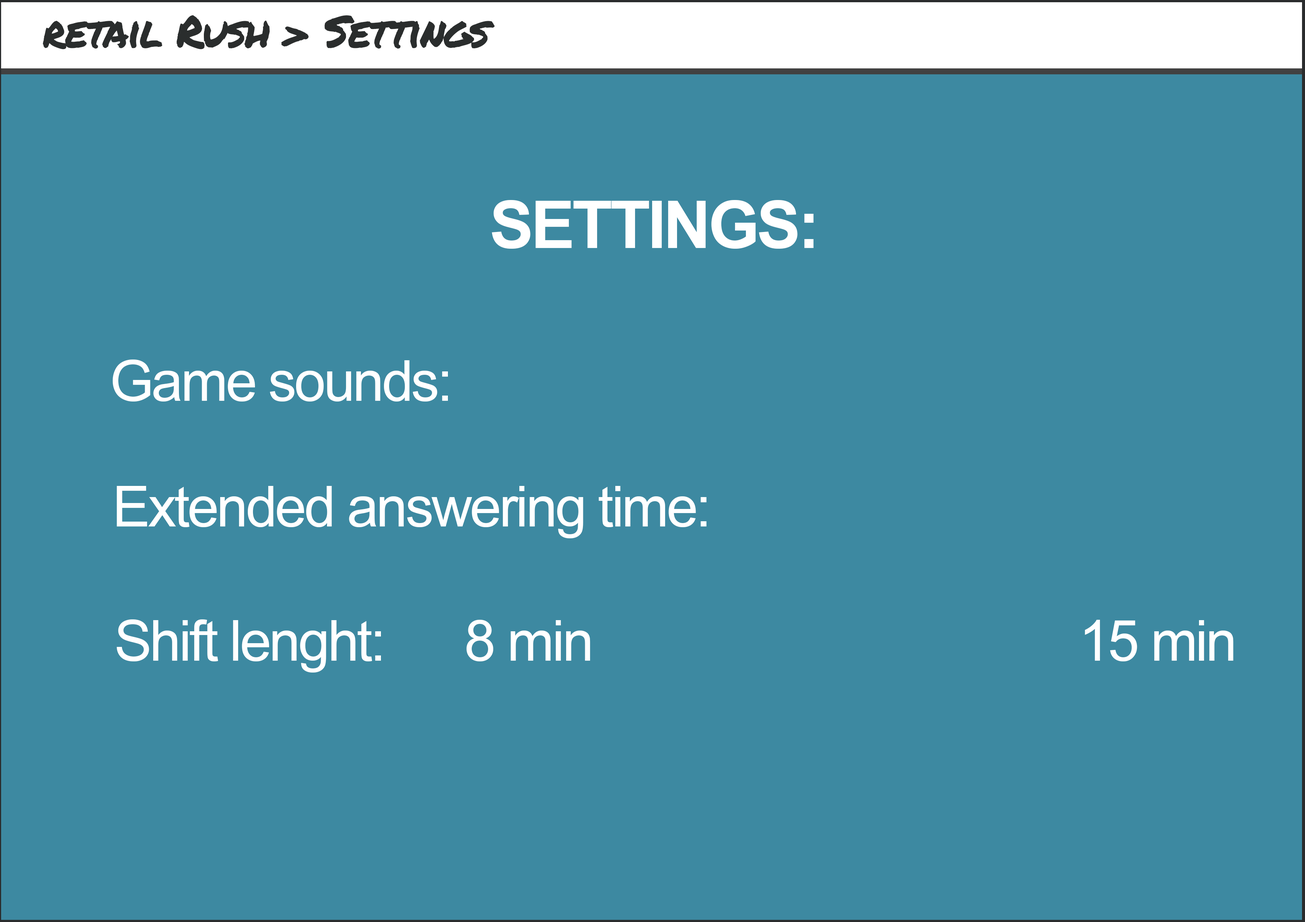
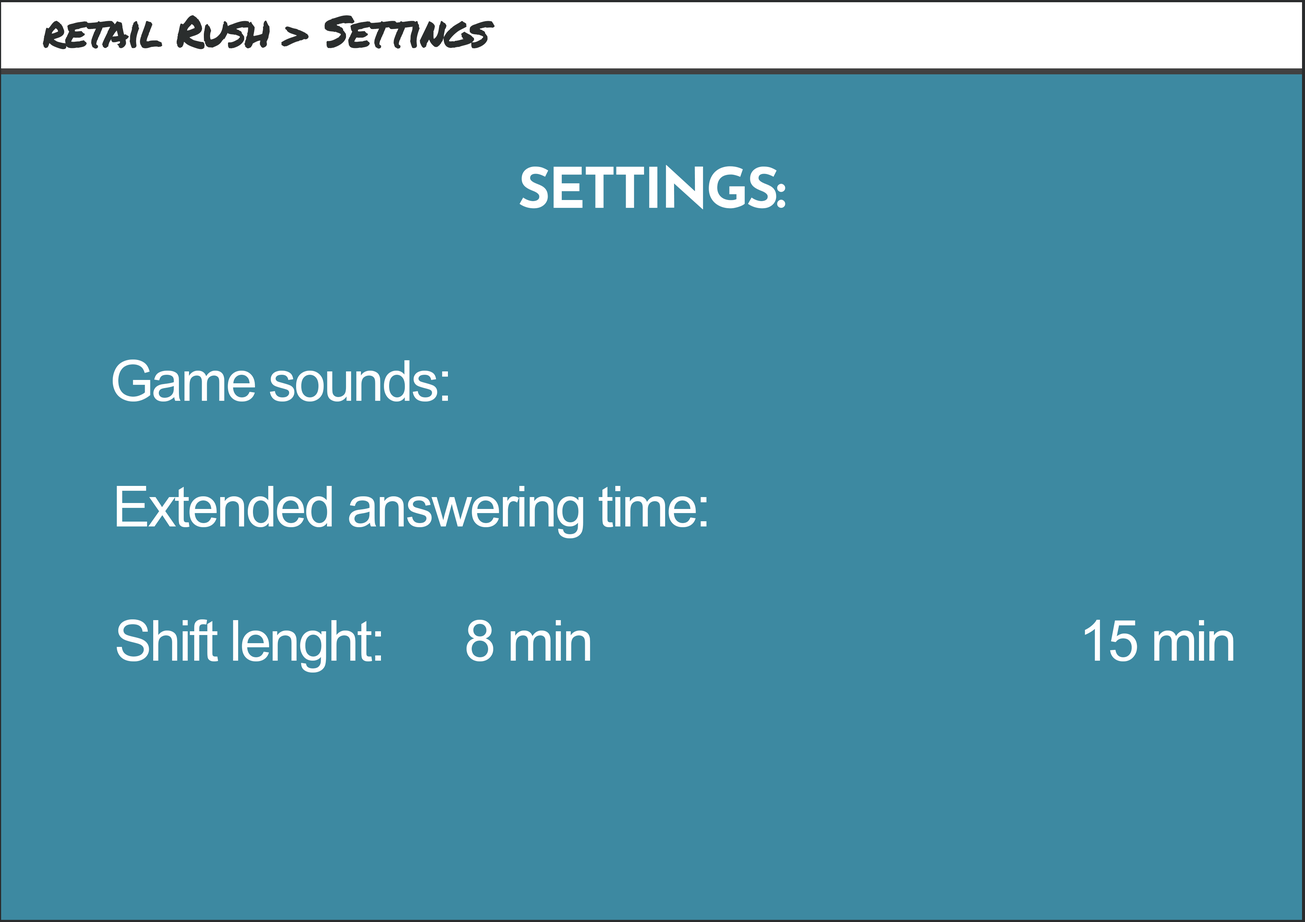
Two versions of the same layered image (1305 x 922). Layer-by-layer changes:
painted on "SETTINGS:" over (x1=491, y1=164, x2=814, y2=249)
